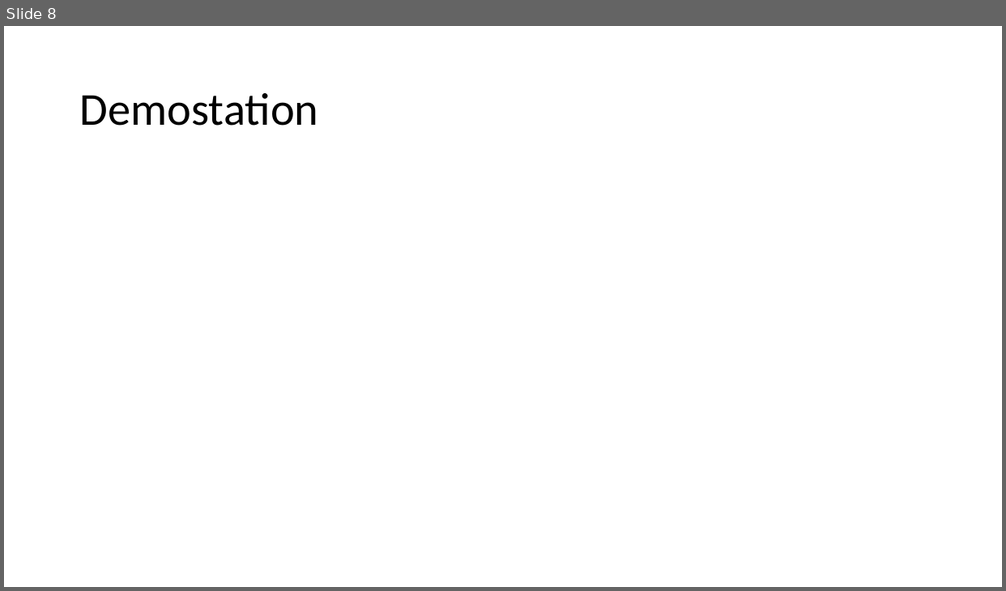
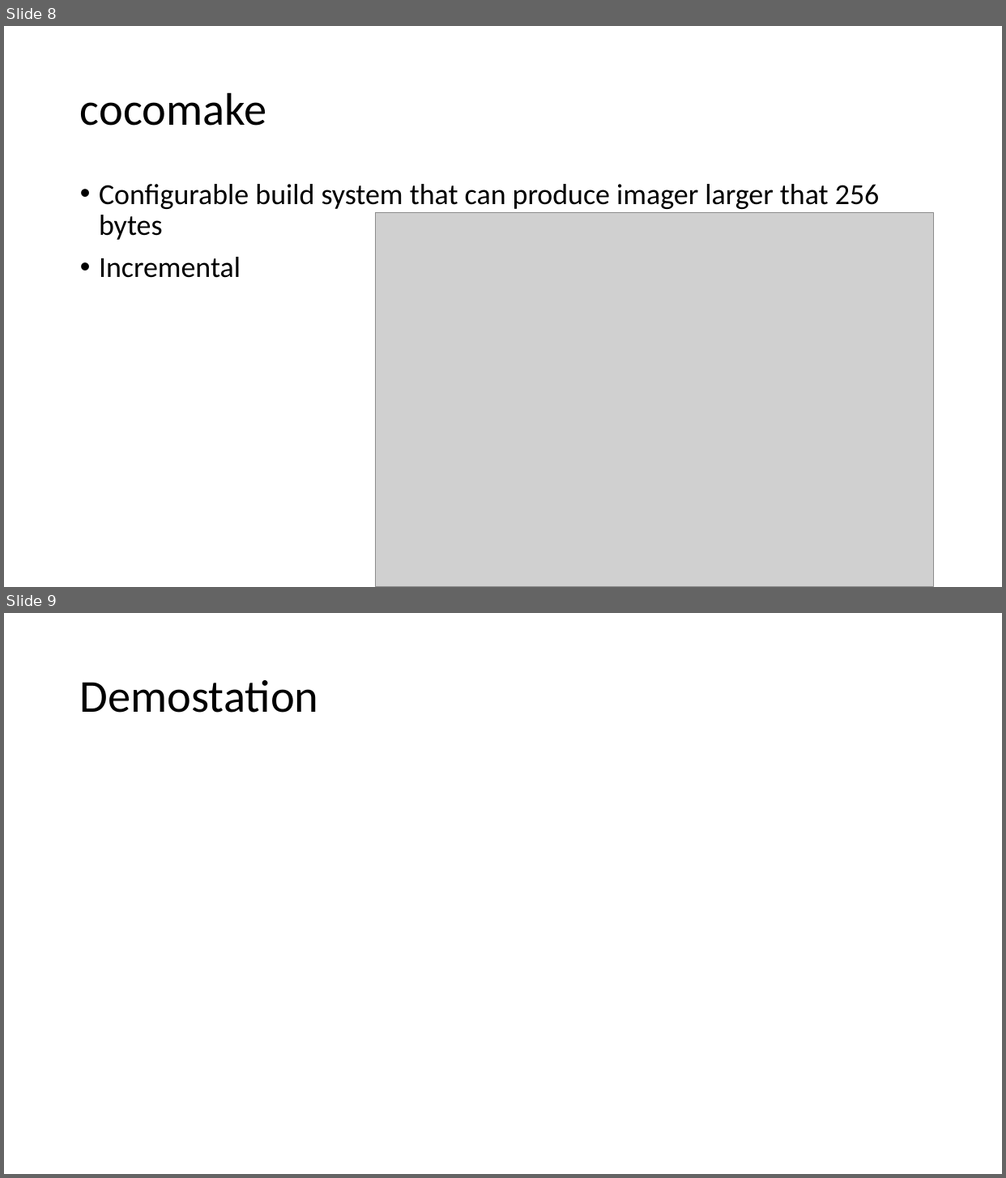
Before and after one commit to Intelix8996/cdm-project, a slide deck: docs/project.pptx. Shown one above the other, each under a label of ours: slide 8 before the commit, slides 8 and 9 after it. The pictures are 1006x591 and 1006x1178 pixels, drawn with LibreOffice and Linux fonts; fonts in the diff are those of the drawing; grey boxes stand for pictures. Boxes give left, top, right and bottom in pixels: in the first picture for what was removed or moved away, otherwise in the second. Text is boxed around its words. In the diff, an @@ line names an element or a change of style, - is before the commit and + after.

```diff
--- a/docs/project.pptx
+++ b/docs/project.pptx
@@ slide 8 added at (4, 26, 1002, 587), background #FFFFFF @@
@@ title added at (80, 92, 266, 126), 44 pt, text #000000 @@
+cocomake
@@ text added at (99, 184, 880, 278), 28 pt, text #000000 @@
+• Configurable build system that can produce imager larger that 256 bytes
+• Incremental
@@ picture added at (375, 212, 934, 587) @@
@@ what was slide 8 is now slide 9 @@
```
Also in this commit, not shown: 7 slides changed, 6 other slides added, 3 slides removed, 4 other files.
